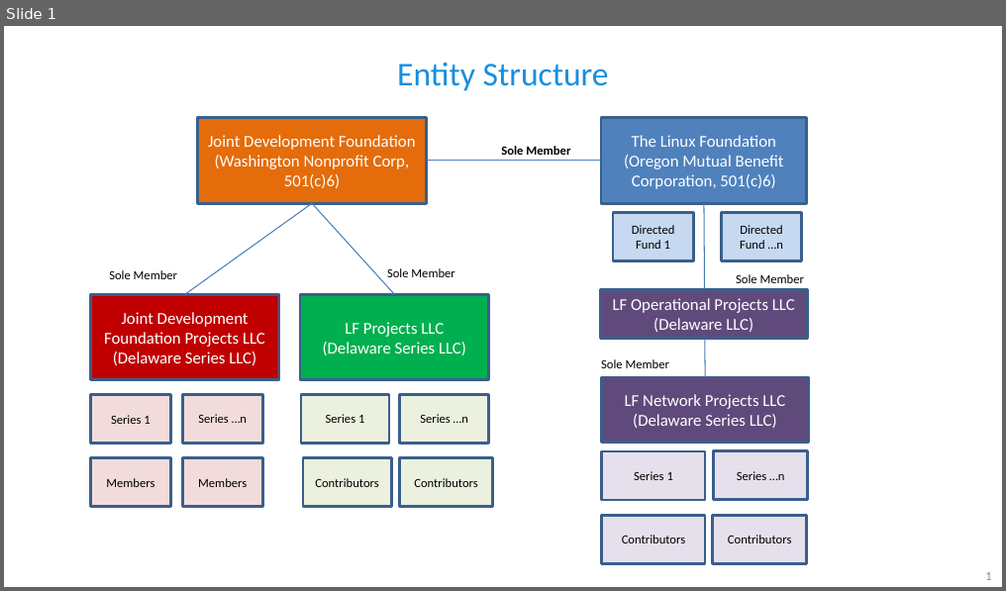
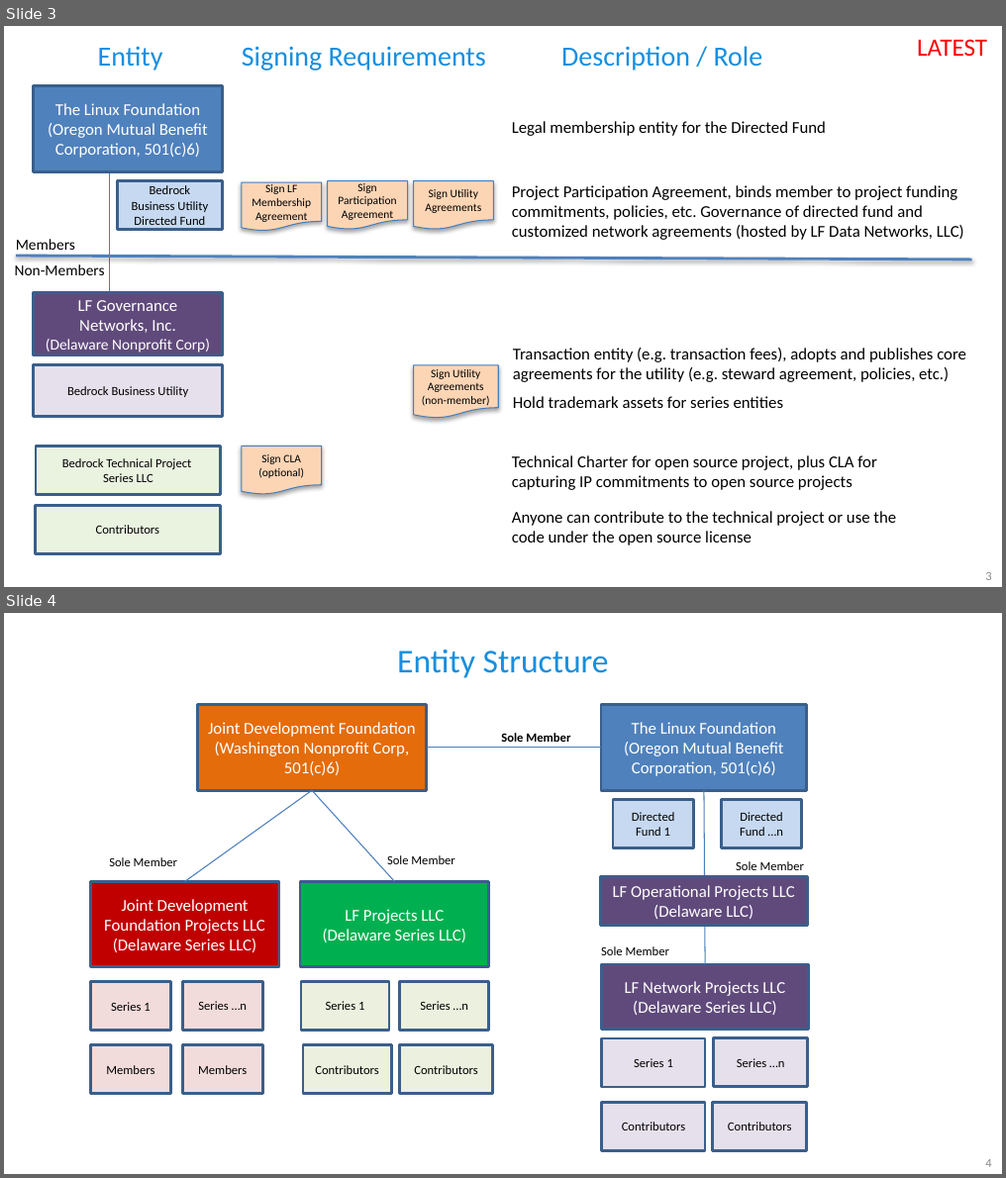
Before and after one commit to scooter99boston/bbu-gf, a slide deck: _images/bbu_diagrams.pptx. Shown one above the other, each under a label of ours: slide 1 before the commit, slides 3 and 4 after it. The pictures are 1006x591 and 1006x1178 pixels, drawn with LibreOffice and Linux fonts; fonts in the diff are those of the drawing. Boxes give left, top, right and bottom in pixels: in the first picture for what was removed or moved away, otherwise in the second. Text is boxed around its words. In the diff, an @@ line names an element or a change of style, - is before the commit and + after.

Commit message:
Update Legal Structure

```diff
--- a/_images/bbu_diagrams.pptx
+++ b/_images/bbu_diagrams.pptx
@@ slide 3 added at [4, 26, 1002, 587], background #FFFFFF @@
@@ title added at [98, 46, 163, 71], 20 pt, text #168FDF @@
+Entity
@@ text added at [242, 46, 486, 71], 20 pt, text #168FDF @@
+Signing Requirements
@@ text added at [561, 46, 763, 71], 20 pt, text #168FDF @@
+Description / Role
@@ text added at [917, 39, 987, 56], 18 pt, text #FF0000 @@
+LATEST
@@ rectangle added at [33, 85, 222, 172], fill #4F81BD, outline #3A5F8C 2 pt, 12 pt, text #FFFFFF @@
+The Linux Foundation
+(Oregon Mutual Benefit Corporation, 501(c)6)
@@ text added at [512, 121, 826, 136], 12 pt, text #000000 @@
+Legal membership entity for the Directed Fund
@@ line added from (109, 174) to (109, 350), #4B7EBC 0.75 pt @@
@@ rectangle added at [117, 180, 222, 230], fill #C6D9F1, outline #3A5F8C 2 pt, 9 pt, text #000000 @@
+Bedrock Business Utility Directed Fund
@@ flow chart document added at [242, 182, 322, 232], fill #FCD5B5, outline #4B7EBC 0.75 pt, 8.2 pt, text #000000 @@
+Sign LF Membership Agreement
@@ flow chart document added at [328, 180, 407, 230], fill #FCD5B5, outline #4B7EBC 0.75 pt, 8.2 pt, text #000000 @@
+Sign Participation Agreement
@@ flow chart document added at [413, 180, 493, 230], fill #FCD5B5, outline #4B7EBC 0.75 pt, 8.2 pt, text #000000 @@
+Sign Utility Agreements
@@ text added at [512, 185, 964, 240], 12 pt, text #000000 @@
+Project Participation Agreement, binds member to project funding commitments, policies, etc. Governance of directed fund and customized network agreements (hosted by LF Data Networks, LLC)
@@ line added from (16, 256) to (972, 260), #4F81BD 2 pt @@
@@ text added at [16, 239, 75, 255], 11 pt, text #000000 @@
+Members
@@ text added at [15, 265, 105, 275], 11 pt, text #000000 @@
+Non-Members
@@ rectangle added at [33, 293, 222, 357], fill #604A7B, outline #3A5F8C 2 pt, 12 pt, text #FFFFFF @@
+LF Governance Networks, Inc.
+(Delaware Nonprofit Corp)
@@ text added at [513, 348, 966, 382], 12 pt, text #000000 @@
+Transaction entity (e.g. transaction fees), adopts and publishes core agreements for the utility (e.g. steward agreement, policies, etc.)
@@ rectangle added at [33, 366, 222, 416], fill #E6E0EC, outline #3A5F8C 2 pt, 9 pt, text #000000 @@
+Bedrock Business Utility
@@ flow chart document added at [413, 366, 498, 418], fill #FCD5B5, outline #4B7EBC 0.75 pt, 8.2 pt, text #000000 @@
+Sign Utility Agreements (non-member)
@@ text added at [513, 396, 784, 408], 12 pt, text #000000 @@
+Hold trademark assets for series entities
@@ rectangle added at [36, 446, 221, 495], fill #EAF2E0, outline #3A5F8C 2 pt, 9 pt, text #000000 @@
+Bedrock Technical Project
+Series LLC
@@ flow chart document added at [242, 446, 322, 495], fill #FCD5B5, outline #4B7EBC 0.75 pt, 8.2 pt, text #000000 @@
+Sign CLA (optional)
@@ text added at [512, 456, 876, 490], 12 pt, text #000000 @@
+Technical Charter for open source project, plus CLA for capturing IP commitments to open source projects
@@ rectangle added at [35, 505, 220, 554], fill #EAF2E0, outline #3A5F8C 2 pt, 9 pt, text #000000 @@
+Contributors
@@ text added at [512, 511, 896, 546], 12 pt, text #000000 @@
+Anyone can contribute to the technical project or use the code under the open source license
@@ page number added at [985, 572, 991, 580], 9 pt, text #8C8C8C @@
+3
@@ what was slide 1 is now slide 4 @@
@@ page number at [985, 1159, 991, 1167]: text changed @@
-1
+4
```
Also in this commit, not shown: 1 slide changed, 3 other slides added, 15 other files.
